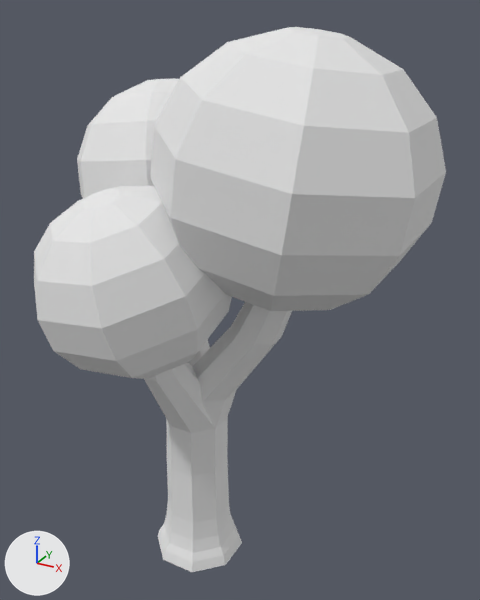
Two versions of the OBJ model Assets/MapEditor/modular_terrain_collection/Hilly_Prop_Tree_Oak_4.obj, one commit apart.
The view is the same before and after, from a camera (50 mm lens) standing at (2.98, -4.53, 5.12) and looking at (0.41, 0.14, 2.78). Lighting does not change. The marker at lower left points along +X, +Y and +Z. Where no turn or scale is listed for an object, it has been applied to the vertices.
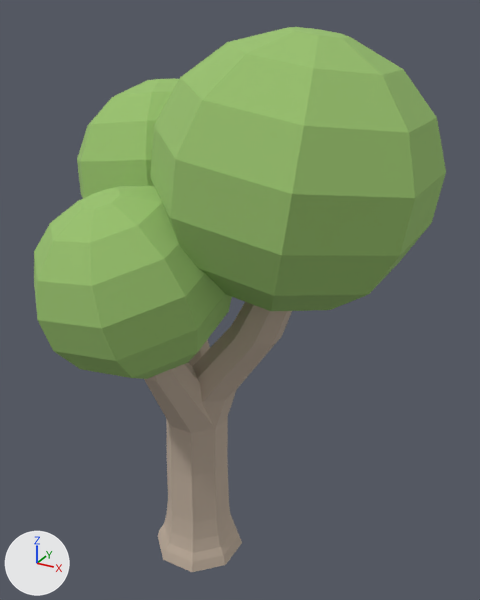
Boxes (x1, y1, x2, y2) around the edits, measured in the pictures (480 x 600 px):
'object2', recoloured (white to green)
    both: (150, 27, 446, 311)
'object3', recoloured (white to green)
    both: (34, 186, 232, 379)
'object4', recoloured
    both: (144, 302, 292, 572)
'object1', recoloured (white to green)
    both: (77, 79, 179, 198)

The change in detail:
Material 'Oak_Leaves' (mat_oak_leaves) changes colour from white #e7e7e7 to green #9ac26e; in linear values from (0.8, 0.8, 0.8) to (0.322, 0.541, 0.157).
Material 'Wood_Dark' (mat_wood_dark) changes colour from white #e7e7e7 to beige #bfad9c; in linear values from (0.8, 0.8, 0.8) to (0.518, 0.42, 0.333).
